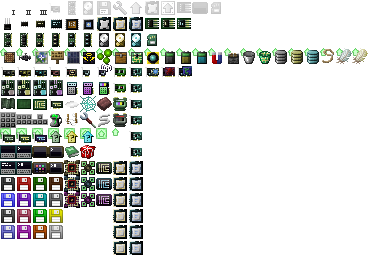
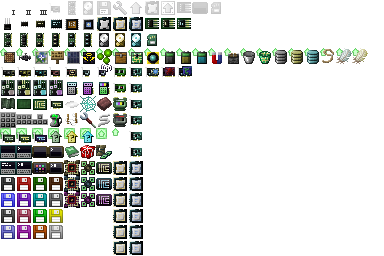
The second 384 × 256 image is a revision of the first. Changes to its layers:
added layer "Ebene 4" in group "items" over [96, 145, 112, 159]
